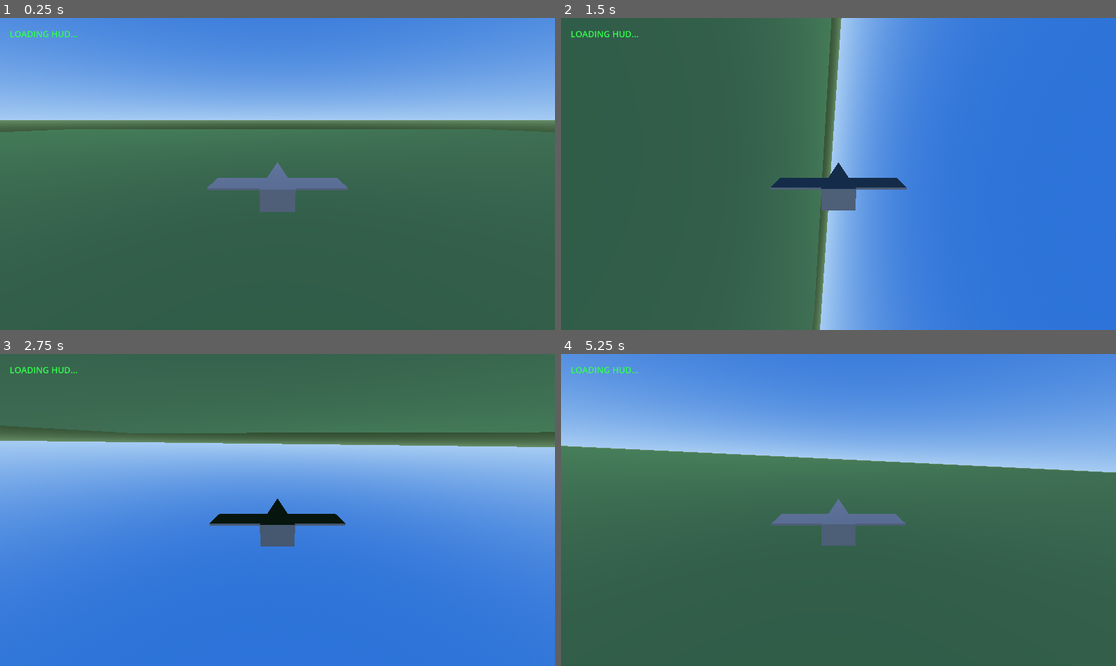
Above: before the commit, frames 1-4 (two rows, left to right).
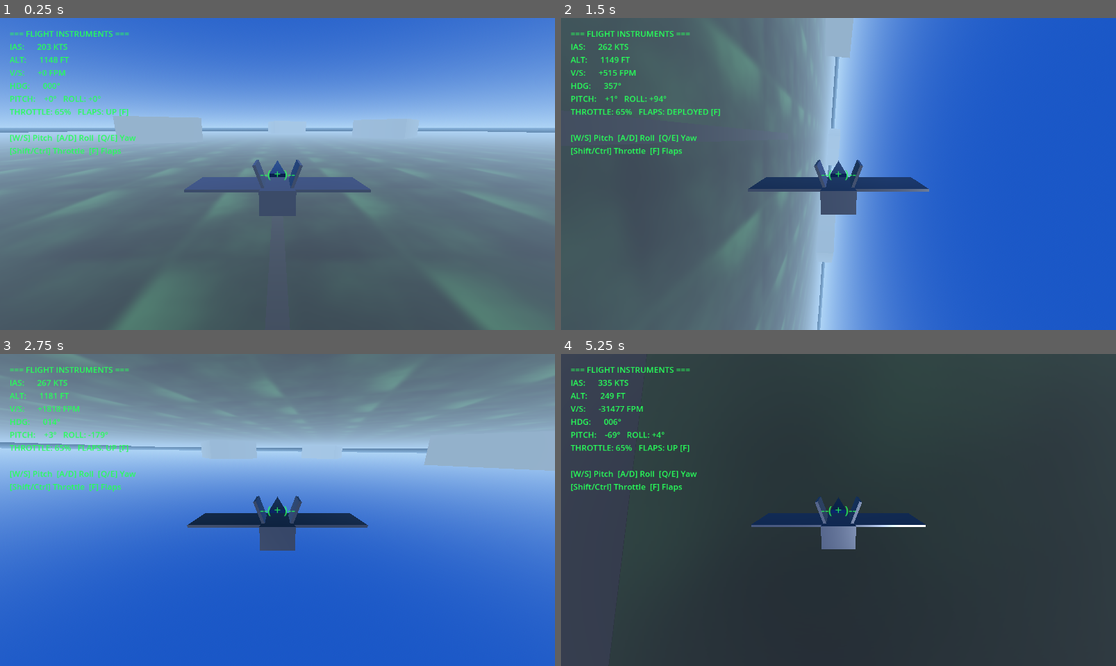
Above: after the commit, the same moments.

Repository: owentech30/Jetsim
Game: Godot game, scene res://main.tscn
Two runs of this game, one before a commit and one after it. Both use one fixed random seed, a clock stepped at 60 frames per second and the inputs below.
Inputs:
- Up to frame 1 (0.25 s): no input
- Up to frame 2 (1.5 s): hold D (roll_right) 0.53-1.28 s; hold F 0.53-1.28 s; hold W (pitch_down) from 1.28 s (still down); tap F at 1.35 s
- Up to frame 3 (2.75 s): release W (pitch_down) at 2.03 s; hold D (roll_right) from 2.03 s (still down); hold F from 2.03 s (still down)
- Up to frame 4 (5.25 s): release D (roll_right) at 2.78 s; release F at 2.78 s; hold S (pitch_up) 2.78-3.53 s; tap F at 2.85, 4.35 s; hold F 3.53-4.28 s; hold A (roll_left) 3.53-5.03 s; hold W (pitch_down) from 5.03 s (still down); hold F from 5.03 s (still down)

The runs differ from the first frame. In frame 1, 63% of the frame differs, in the area x 0-100%, y 0-100%; in frame 2, 65%; in frame 3, 60%; in frame 4, 100%.

Commit message:
Modify main.tscn for scene enhancements
Updated various material properties, node transformations, and added new nodes for the scene.

Diff:
--- a/main.tscn
+++ b/main.tscn
@@ -1,12 +1,13 @@
-[gd_scene load_steps=11 format=3]
+[gd_scene load_steps=19 format=3]
 
 [ext_resource type="Script" path="res://jet.gd" id="1_jet"]
 
 [sub_resource type="ProceduralSkyMaterial" id="ProceduralSkyMaterial_1"]
-sky_top_color = Color(0.18, 0.45, 0.85, 1)
-sky_horizon_color = Color(0.65, 0.8, 0.95, 1)
-ground_bottom_color = Color(0.15, 0.25, 0.15, 1)
-ground_horizon_color = Color(0.4, 0.55, 0.4, 1)
+sky_top_color = Color(0.11, 0.34, 0.78, 1)
+sky_horizon_color = Color(0.68, 0.83, 0.96, 1)
+ground_bottom_color = Color(0.12, 0.24, 0.38, 1)
+ground_horizon_color = Color(0.55, 0.72, 0.88, 1)
+sun_angle_max = 35.0
 
 [sub_resource type="Sky" id="Sky_1"]
 sky_material = SubResource("ProceduralSkyMaterial_1")
@@ -15,39 +16,100 @@
 background_mode = 2
 sky = SubResource("Sky_1")
 ambient_light_source = 3
+fog_enabled = true
+fog_light_color = Color(0.68, 0.82, 0.95, 1)
+fog_density = 0.00018
+fog_sky_affect = 0.4
+
+[sub_resource type="FastNoiseLite" id="FastNoiseLite_terrain"]
+noise_type = 3
+seed = 42
+frequency = 0.0018
+fractal_octaves = 5
+
+[sub_resource type="NoiseTexture2D" id="NoiseTexture2D_terrain"]
+width = 512
+height = 512
+seamless = true
+noise = SubResource("FastNoiseLite_terrain")
+
+[sub_resource type="StandardMaterial3D" id="StandardMaterial3D_world"]
+albedo_color = Color(0.22, 0.42, 0.24, 1)
+albedo_texture = SubResource("NoiseTexture2D_terrain")
+uv1_scale = Vector3(60, 60, 60)
+
+[sub_resource type="PlaneMesh" id="PlaneMesh_world"]
+size = Vector2(40000, 40000)
+
+[sub_resource type="BoxMesh" id="BoxMesh_runway"]
+size = Vector3(45, 0.4, 1800)
+
+[sub_resource type="StandardMaterial3D" id="StandardMaterial3D_runway"]
+albedo_color = Color(0.14, 0.15, 0.17, 1)
+
+[sub_resource type="BoxMesh" id="BoxMesh_mountain"]
+size = Vector3(1800, 650, 1800)
+
+[sub_resource type="StandardMaterial3D" id="StandardMaterial3D_mountain"]
+albedo_color = Color(0.32, 0.36, 0.33, 1)
 
 [sub_resource type="BoxShape3D" id="BoxShape3D_jet"]
-size = Vector3(3, 1, 4)
+size = Vector3(4, 1.2, 6)
 
-[sub_resource type="PrismMesh" id="PrismMesh_fuselage"]
-size = Vector3(1.2, 4.5, 0.8)
+[sub_resource type="PrismMesh" id="PrismMesh_nose"]
+size = Vector3(1.4, 6.8, 1.0)
 
-[sub_resource type="BoxMesh" id="BoxMesh_wings"]
-size = Vector3(5.5, 0.1, 1.4)
+[sub_resource type="BoxMesh" id="BoxMesh_delta_wings"]
+size = Vector3(8.5, 0.12, 2.4)
 
-[sub_resource type="StandardMaterial3D" id="StandardMaterial3D_jet"]
-albedo_color = Color(0.35, 0.4, 0.46, 1)
+[sub_resource type="BoxMesh" id="BoxMesh_tail_fins"]
+size = Vector3(0.12, 1.5, 1.4)
 
-[sub_resource type="PlaneMesh" id="PlaneMesh_ground"]
-size = Vector2(4000, 4000)
+[sub_resource type="StandardMaterial3D" id="StandardMaterial3D_jet_body"]
+albedo_color = Color(0.32, 0.37, 0.44, 1)
+metallic = 0.4
+roughness = 0.35
 
-[sub_resource type="StandardMaterial3D" id="StandardMaterial3D_ground"]
-albedo_color = Color(0.18, 0.36, 0.2, 1)
+[sub_resource type="StandardMaterial3D" id="StandardMaterial3D_canopy"]
+albedo_color = Color(0.1, 0.25, 0.45, 1)
+metallic = 0.8
+roughness = 0.1
 
 [node name="Main" type="Node3D"]
 
 [node name="WorldEnvironment" type="WorldEnvironment" parent="."]
 environment = SubResource("Environment_1")
 
-[node name="DirectionalLight3D" type="DirectionalLight3D" parent="."]
-transform = Transform3D(0.866, -0.353, 0.353, 0, 0.707, 0.707, -0.5, -0.612, 0.612, 0, 100, 0)
+[node name="SunLight" type="DirectionalLight3D" parent="."]
+transform = Transform3D(0.866, -0.353, 0.353, 0, 0.707, 0.707, -0.5, -0.612, 0.612, 0, 500, 0)
+light_energy = 1.2
 
-[node name="Ground" type="MeshInstance3D" parent="."]
-mesh = SubResource("PlaneMesh_ground")
-surface_material_override/0 = SubResource("StandardMaterial3D_ground")
+[node name="WorldGround" type="MeshInstance3D" parent="."]
+mesh = SubResource("PlaneMesh_world")
+surface_material_override/0 = SubResource("StandardMaterial3D_world")
+
+[node name="AirportRunway" type="MeshInstance3D" parent="."]
+transform = Transform3D(1, 0, 0, 0, 1, 0, 0, 0, 1, 0, 0.2, -600)
+mesh = SubResource("BoxMesh_runway")
+surface_material_override/0 = SubResource("StandardMaterial3D_runway")
+
+[node name="MountainRange1" type="MeshInstance3D" parent="."]
+transform = Transform3D(0.866, 0, 0.5, 0, 1, 0, -0.5, 0, 0.866, -3200, 280, -5500)
+mesh = SubResource("BoxMesh_mountain")
+surface_material_override/0 = SubResource("StandardMaterial3D_mountain")
+
+[node name="MountainRange2" type="MeshInstance3D" parent="."]
+transform = Transform3D(0.707, 0, -0.707, 0, 1, 0, 0.707, 0, 0.707, 4200, 320, -7800)
+mesh = SubResource("BoxMesh_mountain")
+surface_material_override/0 = SubResource("StandardMaterial3D_mountain")
+
+[node name="MountainRange3" type="MeshInstance3D" parent="."]
+transform = Transform3D(0.965, 0, 0.258, 0, 1, 0, -0.258, 0, 0.965, 500, 380, -12000)
+mesh = SubResource("BoxMesh_mountain")
+surface_material_override/0 = SubResource("StandardMaterial3D_mountain")
 
 [node name="Jet" type="CharacterBody3D" parent="."]
-transform = Transform3D(1, 0, 0, 0, 1, 0, 0, 0, 1, 0, 80, 0)
+transform = Transform3D(1, 0, 0, 0, 1, 0, 0, 0, 1, 0, 350, 200)
 script = ExtResource("1_jet")
 
 [node name="CollisionShape3D" type="CollisionShape3D" parent="Jet"]
@@ -55,25 +117,69 @@
 
 [node name="Fuselage" type="MeshInstance3D" parent="Jet"]
 transform = Transform3D(1, 0, 0, 0, -4.37114e-08, 1, 0, -1, -4.37114e-08, 0, 0, 0)
-mesh = SubResource("PrismMesh_fuselage")
-surface_material_override/0 = SubResource("StandardMaterial3D_jet")
+mesh = SubResource("PrismMesh_nose")
+surface_material_override/0 = SubResource("StandardMaterial3D_jet_body")
 
-[node name="Wings" type="MeshInstance3D" parent="Jet"]
-transform = Transform3D(1, 0, 0, 0, 1, 0, 0, 0, 1, 0, 0, 0.4)
-mesh = SubResource("BoxMesh_wings")
-surface_material_override/0 = SubResource("StandardMaterial3D_jet")
+[node name="Canopy" type="MeshInstance3D" parent="Jet"]
+transform = Transform3D(0.55, 0, 0, 0, -2.62268e-08, 0.45, 0, -0.6, -1.96701e-08, 0, 0.45, -0.8)
+mesh = SubResource("PrismMesh_nose")
+surface_material_override/0 = SubResource("StandardMaterial3D_canopy")
+
+[node name="MainWings" type="MeshInstance3D" parent="Jet"]
+transform = Transform3D(1, 0, 0, 0, 1, 0, 0, 0, 1, 0, 0, 0.6)
+mesh = SubResource("BoxMesh_delta_wings")
+surface_material_override/0 = SubResource("StandardMaterial3D_jet_body")
+
+[node name="LeftTailFin" type="MeshInstance3D" parent="Jet"]
+transform = Transform3D(0.939, -0.342, 0, 0.342, 0.939, 0, 0, 0, 1, -0.65, 0.7, 2.3)
+mesh = SubResource("BoxMesh_tail_fins")
+surface_material_override/0 = SubResource("StandardMaterial3D_jet_body")
+
+[node name="RightTailFin" type="MeshInstance3D" parent="Jet"]
+transform = Transform3D(0.939, 0.342, 0, -0.342, 0.939, 0, 0, 0, 1, 0.65, 0.7, 2.3)
+mesh = SubResource("BoxMesh_tail_fins")
+surface_material_override/0 = SubResource("StandardMaterial3D_jet_body")
 
 [node name="Camera3D" type="Camera3D" parent="Jet"]
-transform = Transform3D(1, 0, 0, 0, 0.965926, 0.258819, 0, -0.258819, 0.965926, 0, 2.6, 8.5)
-far = 4000.0
+transform = Transform3D(1, 0, 0, 0, 0.97437, 0.224951, 0, -0.224951, 0.97437, 0, 2.8, 10.5)
+far = 35000.0
 
 [node name="HUD" type="CanvasLayer" parent="."]
 
-[node name="InfoLabel" type="Label" parent="HUD"]
+[node name="TelemetryLabel" type="Label" parent="HUD"]
 offset_left = 20.0
 offset_top = 20.0
-offset_right = 450.0
-offset_bottom = 140.0
-theme_override_colors/font_color = Color(0.2, 1, 0.3, 1)
-theme_override_font_sizes/font_size = 18
-text = "LOADING HUD..."
+offset_right = 460.0
+offset_bottom = 260.0
+theme_override_colors/font_color = Color(0.15, 1, 0.35, 1)
+theme_override_font_sizes/font_size = 17
+text = "INITIALIZING AVIONICS..."
+
+[node name="CrosshairLabel" type="Label" parent="HUD"]
+anchors_preset = 8
+anchor_left = 0.5
+anchor_top = 0.5
+anchor_right = 0.5
+anchor_bottom = 0.5
+offset_left = -40.0
+offset_top = -20.0
+offset_right = 40.0
+offset_bottom = 20.0
+theme_override_colors/font_color = Color(0.15, 1, 0.35, 0.85)
+theme_override_font_sizes/font_size = 24
+text = "--( + )--"
+horizontal_alignment = 1
+vertical_alignment = 1
+
+[node name="WarningLabel" type="Label" parent="HUD"]
+anchors_preset = 5
+anchor_left = 0.5
+anchor_right = 0.5
+offset_left = -260.0
+offset_top = 40.0
+offset_right = 260.0
+offset_bottom = 85.0
+theme_override_colors/font_color = Color(1, 0.25, 0.2, 1)
+theme_override_font_sizes/font_size = 20
+text = ""
+horizontal_alignment = 1
